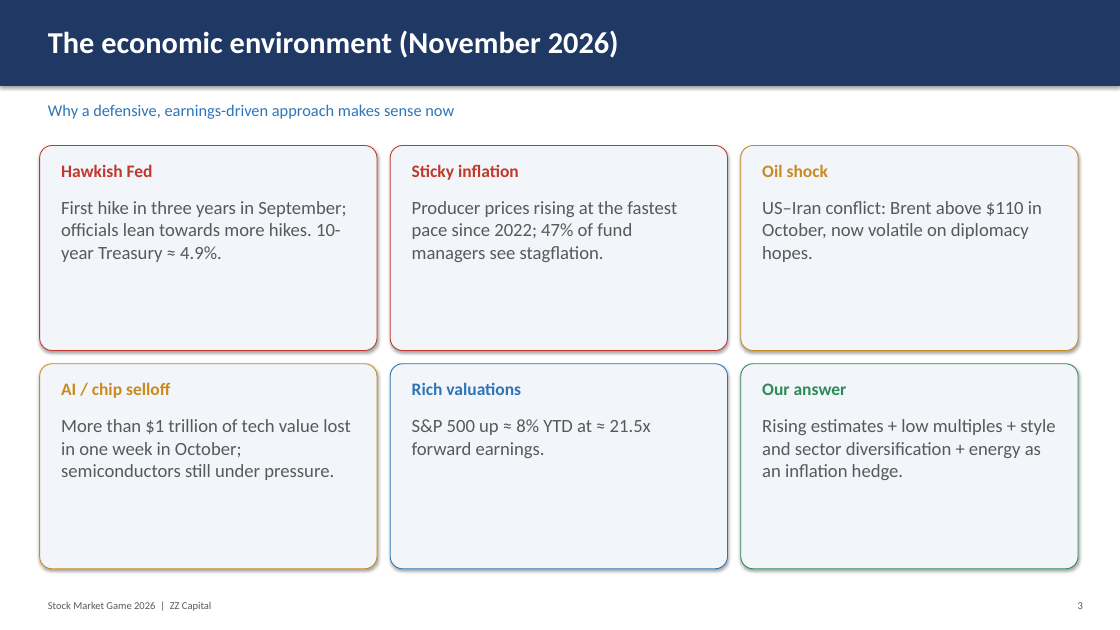
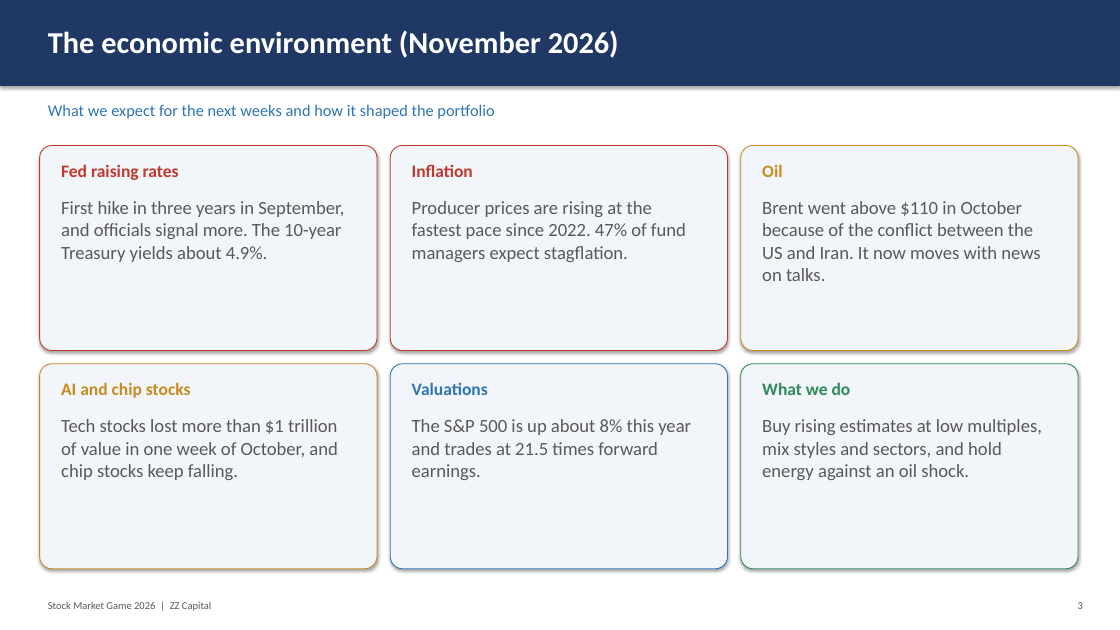
Before and after one commit to cristianozonta220405-afk/Uni, a slide deck: slide 3 of SMG/out/presentazione_strategia.pptx. Drawn at 1120x630 pixels with LibreOffice and Linux fonts; fonts in the diff are those of the drawing. Boxes give left, top, right and bottom in pixels: in the first picture for what was removed or moved away, otherwise in the second. Text is boxed around its words. In the diff, an @@ line names an element or a change of style, - is before the commit and + after.

```diff
--- a/SMG/out/presentazione_strategia.pptx
+++ b/SMG/out/presentazione_strategia.pptx
@@ text at (48, 104, 494, 119): text changed @@
-Why a defensive, earnings-driven approach makes sense now
+What we expect for the next weeks and how it shaped the portfolio
@@ text at (61, 164, 179, 180): text changed @@
-Hawkish Fed
+Fed raising rates
@@ text at (412, 165, 473, 177): text changed @@
-Sticky inflation
+Inflation
@@ text at (762, 164, 782, 177): text changed @@
-Oil shock
+Oil
@@ text at (61, 201, 344, 262): text changed @@
-First hike in three years in September; officials lean towards more hikes. 10-year Treasury ≈ 4.9%.
+First hike in three years in September, and officials signal more. The 10-year Treasury yields about 4.9%.
@@ text at (412, 201, 686, 262): text changed @@
-Producer prices rising at the fastest pace since 2022; 47% of fund managers see stagflation.
+Producer prices are rising at the fastest pace since 2022. 47% of fund managers expect stagflation.
@@ text at (762, 201, 1040, 281): text changed @@
-US–Iran conflict: Brent above $110 in October, now volatile on diplomacy hopes.
+Brent went above $110 in October because of the conflict between the US and Iran. It now moves with news on talks.
@@ text at (61, 382, 191, 398): text changed @@
-AI / chip selloff
+AI and chip stocks
@@ text at (412, 382, 488, 395): text changed @@
-Rich valuations
+Valuations
@@ text at (762, 382, 851, 395): text changed @@
-Our answer
+What we do
@@ text at (61, 419, 337, 480): text changed @@
-More than $1 trillion of tech value lost in one week in October; semiconductors still under pressure.
+Tech stocks lost more than $1 trillion of value in one week of October, and chip stocks keep falling.
@@ text at (412, 419, 691, 480): text changed @@
-S&P 500 up ≈ 8% YTD at ≈ 21.5x forward earnings.
+The S&P 500 is up about 8% this year and trades at 21.5 times forward earnings.
@@ text at (762, 419, 1041, 480): text changed @@
-Rising estimates + low multiples + style and sector diversification + energy as an inflation hedge.
+Buy rising estimates at low multiples, mix styles and sectors, and hold energy against an oil shock.
```
Also in this commit, not shown: 11 other slides changed, 1 other file.
